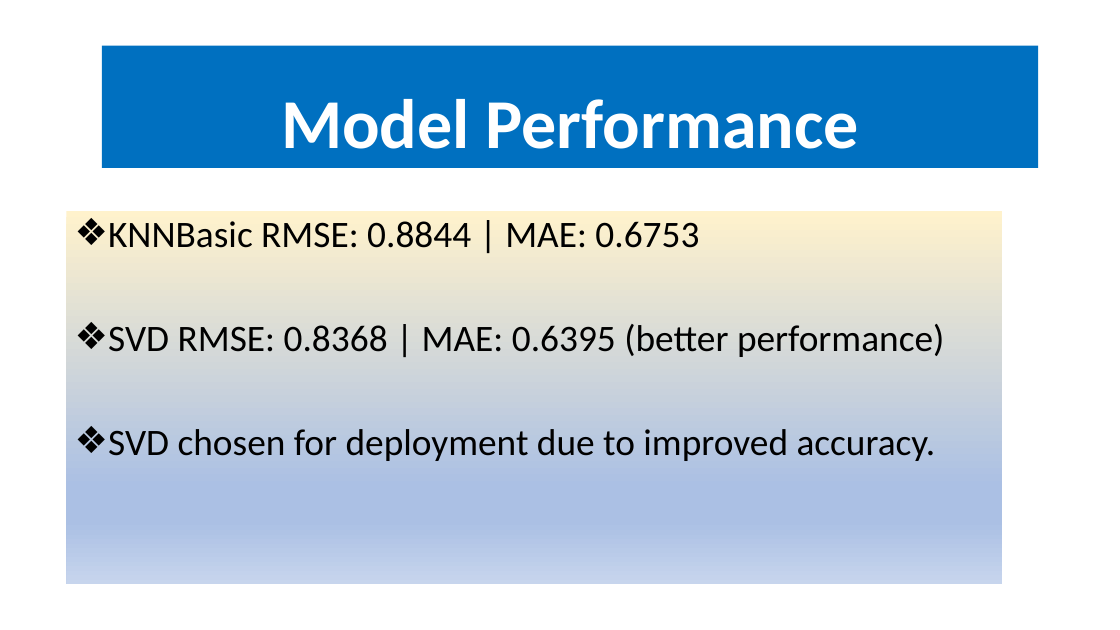
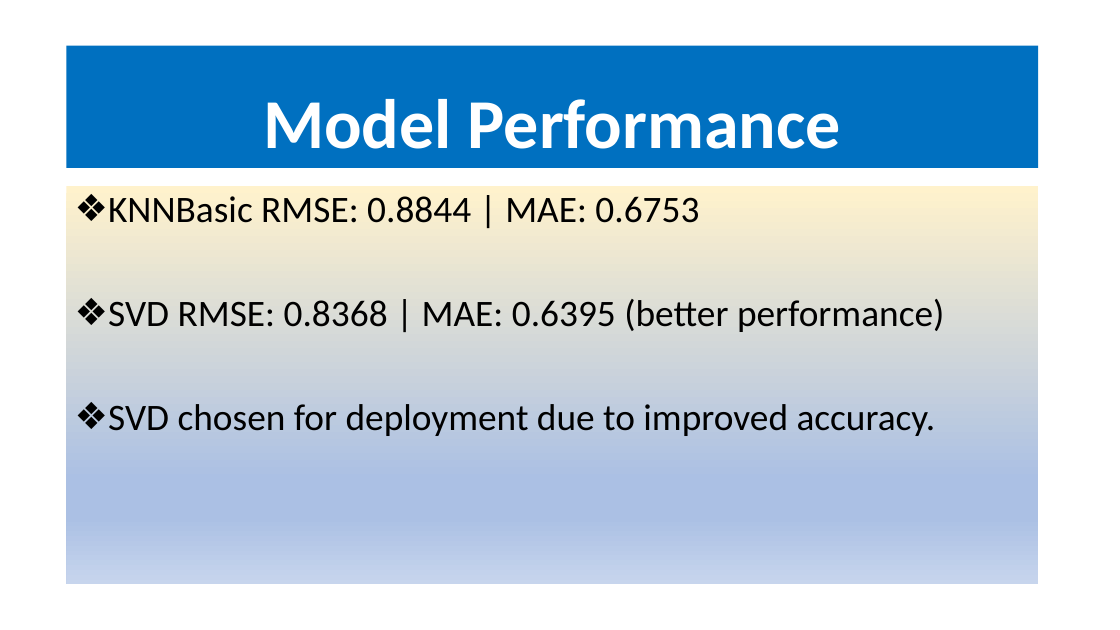
Before and after one commit to Rsumaili/Phase-4-Project, a slide deck: slide 8 of Non-Technical Presentation.pptx (slide 7 before the commit). Drawn at 1120x630 pixels with LibreOffice and Linux fonts; fonts in the diff are those of the drawing. Boxes give left, top, right and bottom in pixels: in the first picture for what was removed or moved away, otherwise in the second. Text is boxed around its words. In the diff, an @@ line names an element or a change of style, - is before the commit and + after.

```diff
--- a/Non-Technical Presentation.pptx
+++ b/Non-Technical Presentation.pptx
@@ title "Model Performance": place and size @@
-title "Model Performance" at <box>102,45,1038,168</box>
+title "Model Performance" at <box>66,45,1038,168</box>
@@ subtitle "KNNBasic RMSE: 0.8844 | MAE: ...": place and size @@
-subtitle "KNNBasic RMSE: 0.8844 | MAE: ..." at <box>66,211,1003,585</box>
+subtitle "KNNBasic RMSE: 0.8844 | MAE: ..." at <box>66,187,1038,585</box>
```
Also in this commit, not shown: 4 other slides changed, 3 slides added, 1 other file.
